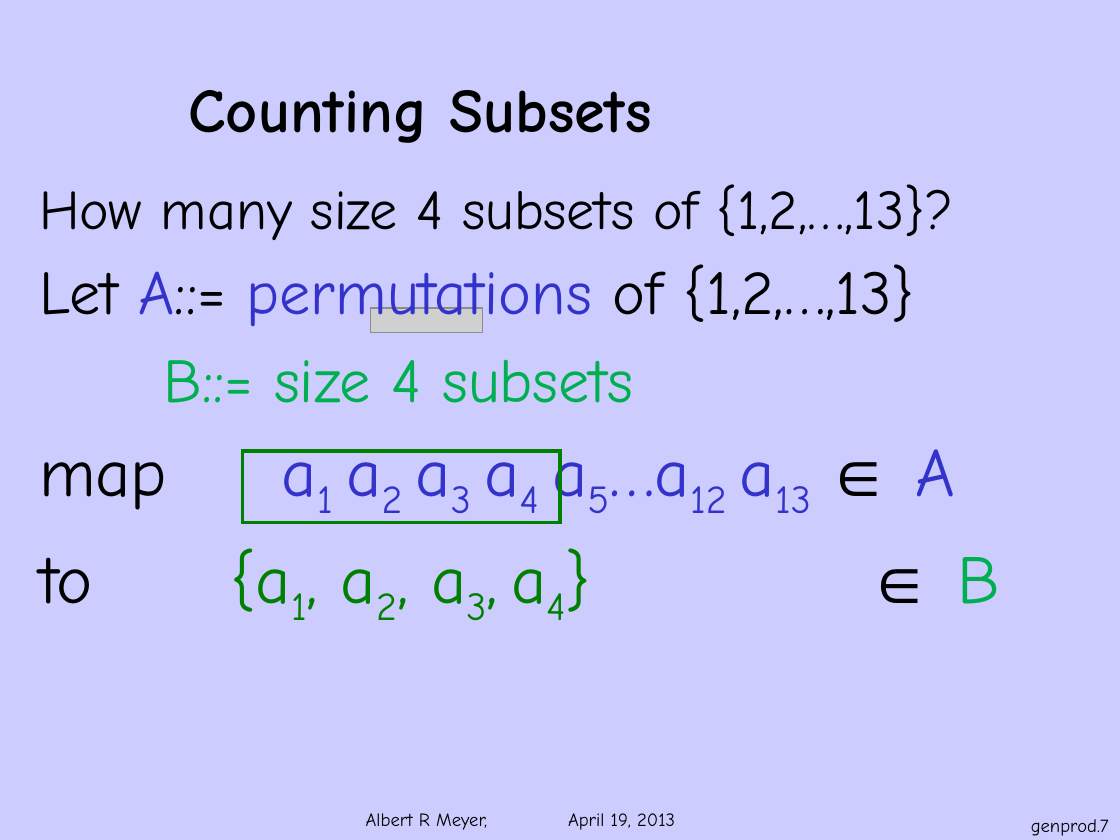
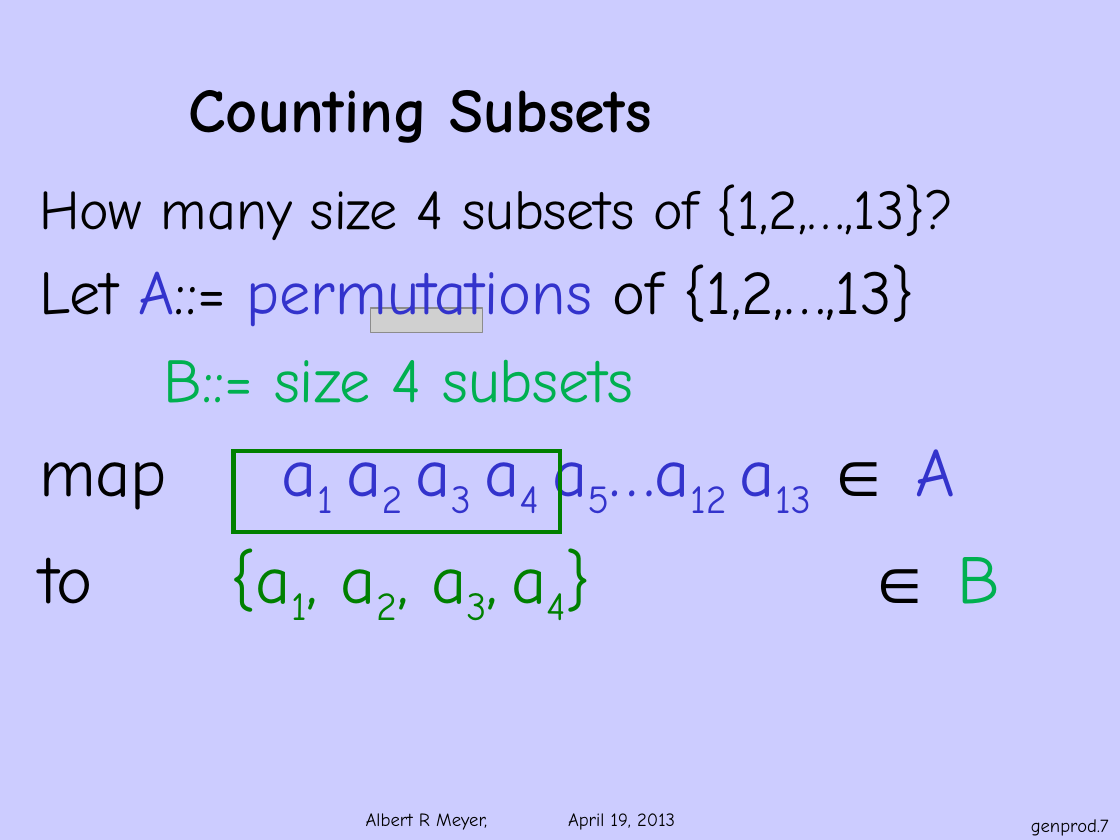
Before and after one commit to armeyer/mcs_web, a slide deck: slide 7 of spring13/slides13/genprod.pptx. Drawn at 1120x840 pixels with LibreOffice and Linux fonts; fonts in the diff are those of the drawing; grey boxes stand for pictures; background and template pictures are left out. Boxes give left, top, right and bottom in pixels: in the first picture for what was removed or moved away, otherwise in the second. Text is boxed around its words. In the diff, an @@ line names an element or a change of style, - is before the commit and + after.

Commit message:
split off count-2pair.pptx from genprod.pptx

```diff
--- a/spring13/slides13/genprod.pptx
+++ b/spring13/slides13/genprod.pptx
@@ rectangle: place and size @@
-rectangle at (243,451,560,523)
+rectangle at (233,451,560,532)
@@ rectangle at (233,451,560,532): outline #008000 2.25 pt to #008000 3 pt @@
```
Also in this commit, not shown: 5 other slides changed, 14 slides removed, 1 other file.
